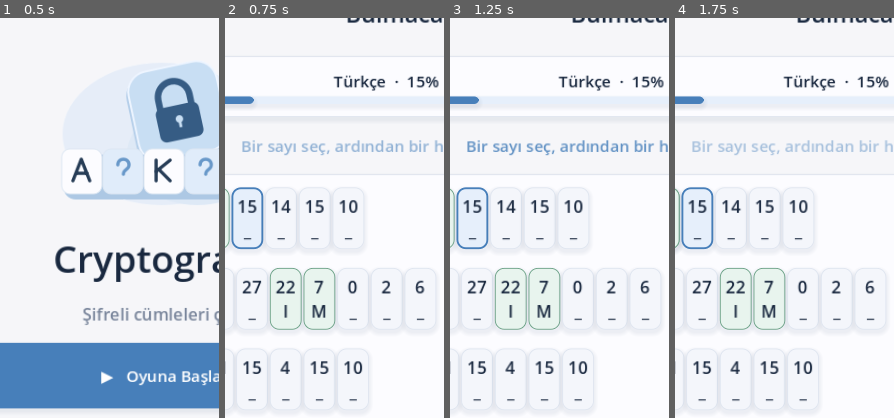
Above: before the commit, frames 1-4 (left to right).
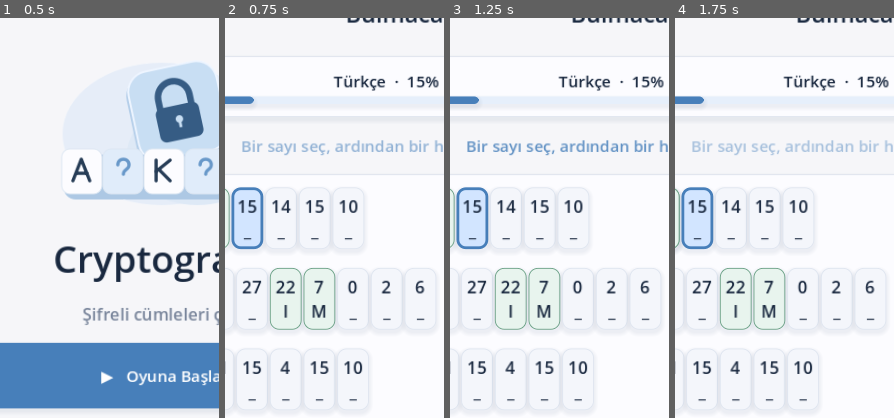
Above: after the commit, the same moments.

Repository: mehtapkirkgoz/cryptogram-mobile
Game: Godot game, scene res://scenes/main.tscn
Two runs of this game, one before a commit and one after it. Both use one fixed random seed, a clock stepped at 60 frames per second and the inputs below.
Inputs:
- Up to frame 1 (0.5 s): no input
- Up to frame 2 (0.75 s): click "▶ Oyuna Başla" at 0.5 s
- Up to frame 3 (1.25 s): no input
- Up to frame 4 (1.75 s): click "10 K" at 1.25 s
The pictures show only the part of the screen within x 11-61%, y 6-56%; the shares and areas given below are measured in that part.

Frame 1 is identical in both runs. In frame 2, 0.3% of the frame differs, in the area x 3-17%, y 42-58%; in frame 3, 0.3%; in frame 4, 0.3%.

Commit message:
Make active letter easier to spot

Diff:
--- a/scripts/main.gd
+++ b/scripts/main.gd
@@ -262,10 +262,10 @@
 			var is_selected := cell_index == game.selected
 			var is_wrong := not visible_guess.is_empty() and visible_guess != letter
 			var is_clue := game.locked.has(cell_index)
-			var cell_bg := Color("fce9ed") if is_wrong else Color("e8f4ee") if is_clue else PALE if is_selected else Color("f4f6fb")
+			var cell_bg := Color("fce9ed") if is_wrong else Color("e8f4ee") if is_clue else Color("d2e5ff") if is_selected else Color("f4f6fb")
 			var cell_border := Color("c53c50") if is_wrong else Color("71a58b") if is_clue else BLUE if is_selected else Color("e0e6f0")
 			var style := box(cell_bg, cell_border)
-			style.set_border_width_all(2 if is_selected else 1)
+			style.set_border_width_all(3 if is_selected else 1)
 			style.set_content_margin_all(2)
 			style.set_corner_radius_all(9)
 			cell.add_theme_stylebox_override("normal", style)
